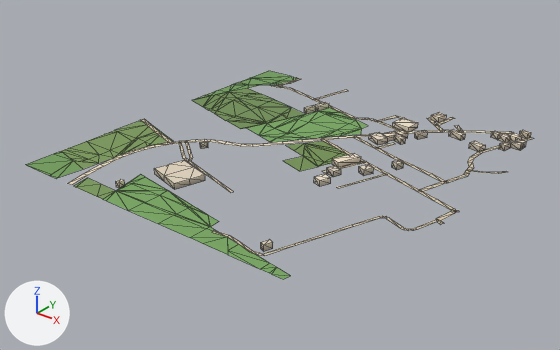
The glTF model public/assets/bengaluru-region-v1/tiles/t30_-16-l0.glb: old version first, new version second.
Rendered twice from a 50 mm camera at (15834.0, -8510.0, 431.0) aimed at (15244.0, -7773.0, -26.0). Arrows for +X, +Y and +Z are at lower left; the lights stay in place. The first picture is the older version. Mesh edges are drawn as thin lines. Vertices at exactly the same position are counted once.

In view in the first picture: 'building', 'ground'.
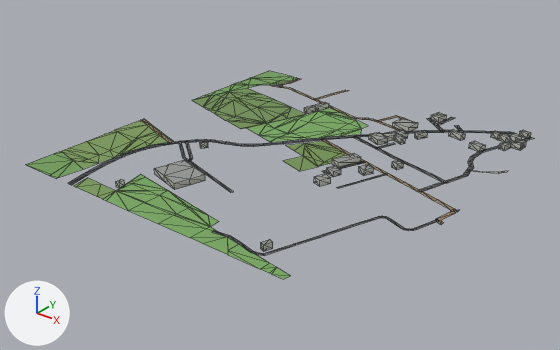
Changed parts and their boxes [x1, y1, x2, y2] in the pictures (560 x 350 px; the box of a moved part takes in the faces that stretch with it):
part 1 of me_building, recoloured
    both: [116, 102, 531, 251]
part 2 of me_ground, moved or reshaped
    both: [375, 115, 533, 173]
part 3 of me_ground, moved or reshaped
    before: [436, 210, 459, 225]
    after: [435, 210, 459, 225]
part 4 of me_ground, moved or reshaped
    both: [141, 119, 159, 133]
part 5 of me_ground, reshaped
    before: [67, 174, 88, 185]
    after: [68, 174, 88, 185]
part 6 of me_ground, recoloured
    both: [84, 82, 508, 256]

What the commit changed:
me_building is used by ob_building; location (15000.0, -8000.0, 0.0).
me_building had 224 vertices, 282 faces and spanned x 137.0..485.0, y 30.0..503.0, z 0.0..8.0.
me_building now has 224 vertices, 340 faces and spans x 137.0..485.0, y 30.0..503.0, z 0.0..8.0.
me_building part 1: 282 kept faces spanning x 137.0..485.0, y 30.0..503.0, z 0.0..8.0 get new vertex colours.
Edits to the shape of me_building do not show in these pictures.
me_ground is used by ob_ground; location (15000.0, -8000.0, 0.0).
me_ground had 580 vertices, 624 faces and spanned x -1.0..501.0, y -1.0..503.0, z 1.0.
me_ground now has 586 vertices, 630 faces and spans x 0.0..500.0, y 0.0..500.0, z 1.0.
me_ground part 2: 5 vertices moved from x 285.0..501.0, y 372.0..499.0, z 1.0 to x 286.0..500.0, y 370.0..500.0, z 1.0; 6 vertices removed from x 354.0..484.0, y 497.0..503.0, z 1.0; 8 vertices added at x 354.0..484.0, y 491.0..500.0, z 1.0.
me_ground part 3: 4 vertices moved from x 488.0..501.0, y 196.0..237.0, z 1.0 to x 488.0..500.0, y 202.0..241.0, z 1.0; 3 vertices removed from x 497.0..501.0, y 196.0..240.0, z 1.0; 3 vertices added at x 498.0..500.0, y 196.0..235.0, z 1.0.
me_ground part 4: 4 vertices removed from x -1.0..29.0, y 191.0..207.0, z 1.0; 4 vertices added at x 0.0..26.0, y 192.0..207.0, z 1.0.
me_ground part 5: 1 vertex removed from x 88.0, y -1.0, z 1.0; 3 vertices added at x 88.0..96.0, y 0.0, z 1.0.
me_ground part 6: 265 kept faces spanning x 55.0..500.0, y 18.0..496.0, z 1.0 get new vertex colours; the middle colour goes from beige #d7c9ae to dark grey #535556.
Other edits to the shape of me_ground do not show in these pictures.
